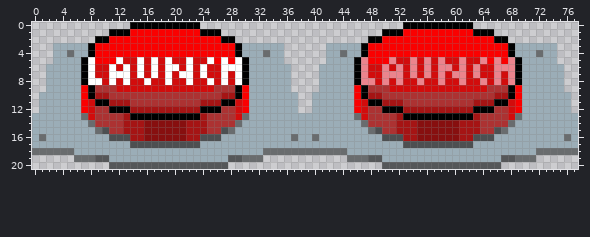
Two versions of one sprite sheet, Assets/Assets/2D/Ui/title/LaunchButtonIdle.png. Above, as it was before the edit.
The file is 78x21 pixels.
Now the later version:
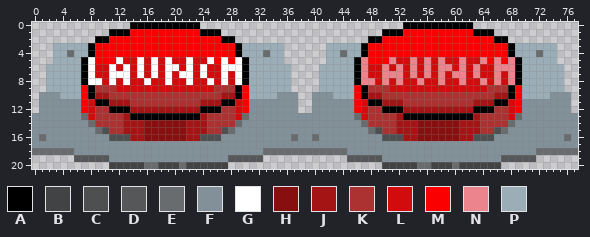
Palette (. is transparent): A #000000  B #424345  C #4d4f51  D #555759  E #696c6e  F #829199  G #ffffff  H #870f0f  J #a51414  K #ac3232  L #d20c0c  M #fa0000  N #eb848d  P #9badb7
The edit:
{"y":10,"x":1,"old":"PPP","new":"FFF"}
{"y":10,"x":35,"old":"PPP","new":"FFF"}
{"y":10,"x":40,"old":"PPP","new":"FFF"}
{"y":10,"x":74,"old":"PPP","new":"FFF"}
{"y":11,"x":1,"old":"PPPPPP","new":"FFFFFF"}
{"y":11,"x":31,"old":"PPPPPPP","new":"FFFFFFF"}
{"y":11,"x":40,"old":"PPPPPP","new":"FFFFFF"}
{"y":11,"x":70,"old":"PPPPPPP","new":"FFFFFFF"}
{"y":12,"x":1,"old":"PPPPPP","new":"FFFFFF"}
{"y":12,"x":31,"old":"PPPPPPP","new":"FFFFFFF"}
{"y":12,"x":40,"old":"PPPPPP","new":"FFFFFF"}
{"y":12,"x":70,"old":"PPPPPPP","new":"FFFFFFF"}
{"y":13,"x":0,"old":"PPPPPPP","new":"FFFFFFF"}
{"y":13,"x":31,"old":"PPPPPPPPPPPPPPP","new":"FFFFFFFFFFFFFFF"}
{"y":13,"x":70,"old":"PPPPPPPP","new":"FFFFFFFF"}
{"y":14,"x":0,"old":"PPPPPPPP","new":"FFFFFFFF"}
{"y":14,"x":30,"old":"PPPPPPPPPPPPPPPPP","new":"FFFFFFFFFFFFFFFFF"}
{"y":14,"x":69,"old":"PPPPPPPPP","new":"FFFFFFFFF"}
{"y":15,"x":0,"old":"PPPPPPPPP","new":"FFFFFFFFF"}
{"y":15,"x":29,"old":"PPPPPPPPPPPPPPPPPPP","new":"FFFFFFFFFFFFFFFFFFF"}
{"y":15,"x":68,"old":"PPPPPPPPPP","new":"FFFFFFFFFF"}
{"y":16,"x":0,"old":"P","new":"F"}
{"y":16,"x":2,"old":"PPPPPPPPP","new":"FFFFFFFFF"}
{"y":16,"x":27,"old":"PPPPPPPPPP","new":"FFFFFFFFFF"}
{"y":16,"x":38,"old":"PP","new":"FF"}
{"y":16,"x":41,"old":"PPPPPPPPP","new":"FFFFFFFFF"}
{"y":16,"x":66,"old":"PPPPPPPPPP","new":"FFFFFFFFFF"}
{"y":16,"x":77,"old":"P","new":"F"}
{"y":17,"x":0,"old":"PPPPPPPPPPPPPPCCCCCCCCCCPPPPPPPPPPPPPPPPPPPPPPPPPPPPPCCCCCCCCCCPPPPPPPPPPPPPPP","new":"FFFFFFFFFFFFFFFFFFFFFFFFFFFFFFFFFFFFFFFFFFFFFFFFFFFFFFFFFFFFFFFFFFFFFFFFFFFFFF"}
{"y":18,"x":6,"old":"PPPPPPPPPPPPPPPPPPPPPPPPPPP","new":"FFFFFFFFFFFFFFFFFFFFFFFFFFF"}
{"y":18,"x":45,"old":"PPPPPPPPPPPPPPPPPPPPPPPPPPP","new":"FFFFFFFFFFFFFFFFFFFFFFFFFFF"}
{"y":19,"x":6,"old":"EEE","new":"DDD"}
{"y":19,"x":11,"old":"PPPPPPPPPPPPPPPPP","new":"FFFFFFFFFFFFFFFFF"}
{"y":19,"x":30,"old":"EEE","new":"DDD"}
{"y":19,"x":45,"old":"EEE","new":"DDD"}
{"y":19,"x":50,"old":"PPPPPPPPPPPPPPPPP","new":"FFFFFFFFFFFFFFFFF"}
{"y":19,"x":69,"old":"EEE","new":"DDD"}
{"y":20,"x":11,"old":"DDDDDDDDDDDDDDDDD","new":"BBBBBEEBBBEBBBBBB"}
{"y":20,"x":50,"old":"DDDDDDDDDDDDDDDDD","new":"BBBBBEEBBBEBBBBBB"}
{"label":"changed","picture_box":[32,92,578,169]}
